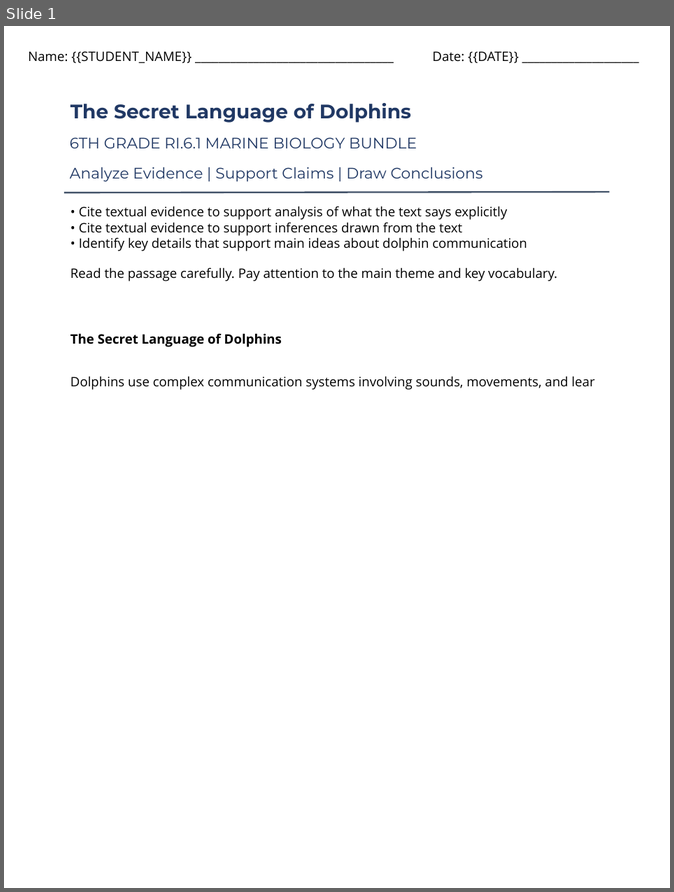
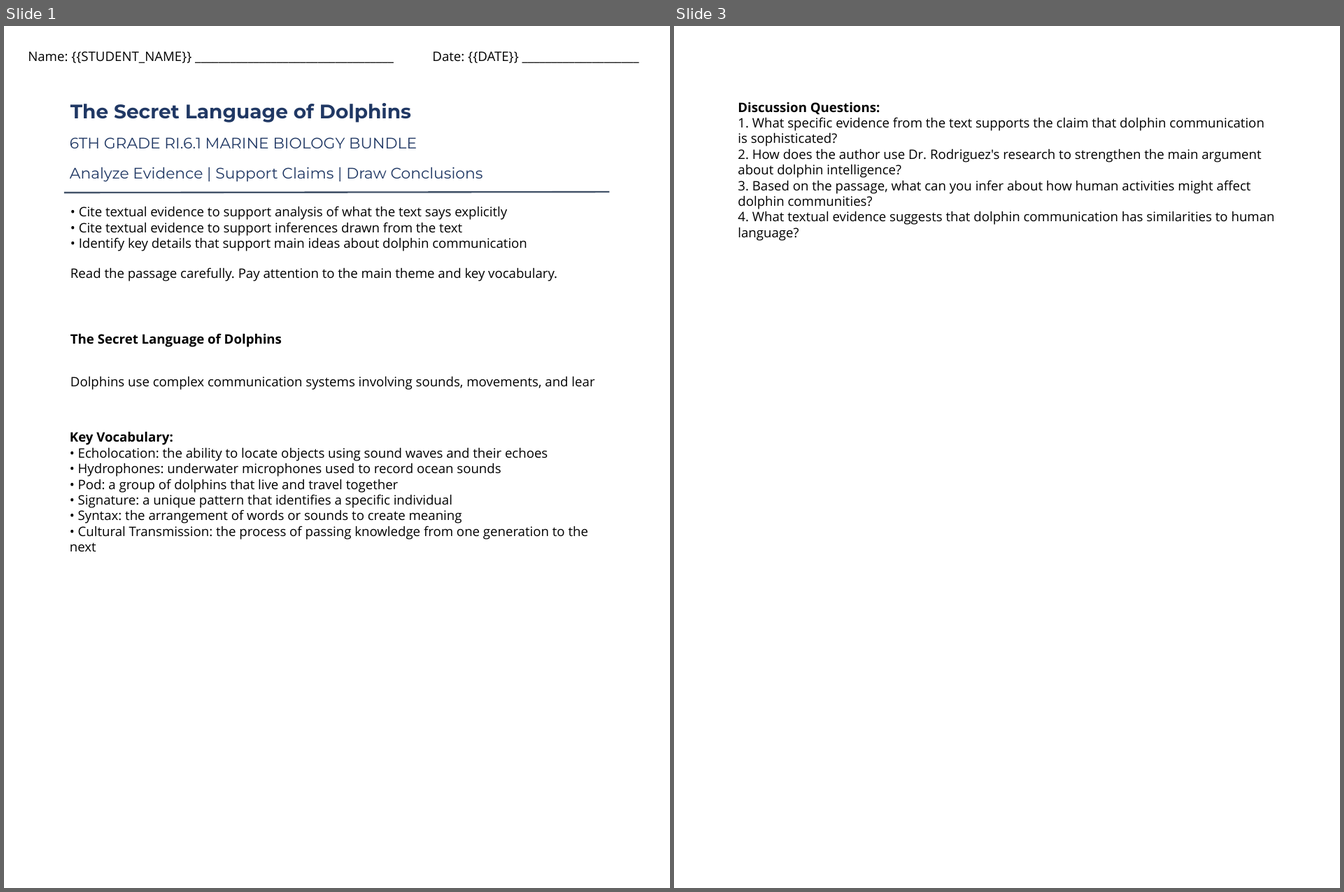
Before and after one commit to buttmazhar844-lang/rbb_engine_backend, a slide deck: rbb-drive/product_3/anchor_reading_passage.pptx. Shown side by side, each under a label of ours: slide 1 before the commit, slides 1 and 3 after it; the slides between them are not shown. The pictures are 674x892 and 1344x892 pixels, drawn with LibreOffice and Linux fonts; fonts in the diff are those of the drawing; background and template pictures are left out. Boxes give left, top, right and bottom in pixels: in the first picture for what was removed or moved away, otherwise in the second. Text is boxed around its words. In the diff, an @@ line names an element or a change of style, - is before the commit and + after.

```diff
--- a/rbb-drive/product_3/anchor_reading_passage.pptx
+++ b/rbb-drive/product_3/anchor_reading_passage.pptx
@@ slide 3 added at (674,26,1340,888), background picture (left out) @@
@@ text added at (738,102,1275,241), 12 pt, text #000000 @@
+Discussion Questions:
+1. What specific evidence from the text supports the claim that dolphin communication is sophisticated?
+2. How does the author use Dr. Rodriguez's research to strengthen the main argument about dolphin intelligence?
+3. Based on the passage, what can you infer about how human activities might affect dolphin communities?
+4. What textual evidence suggests that dolphin communication has similarities to human language?
@@ slide 1 changed as well @@
@@ text added at (70,431,588,552), 12 pt, text #000000 @@
+Key Vocabulary:
+• Echolocation: the ability to locate objects using sound waves and their echoes
+• Hydrophones: underwater microphones used to record ocean sounds
+• Pod: a group of dolphins that live and travel together
+• Signature: a unique pattern that identifies a specific individual
+• Syntax: the arrangement of words or sounds to create meaning
+• Cultural Transmission: the process of passing knowledge from one generation to the next
```
Also in this commit, not shown: 1 other slide added, 2 slides removed, 7 other files.
